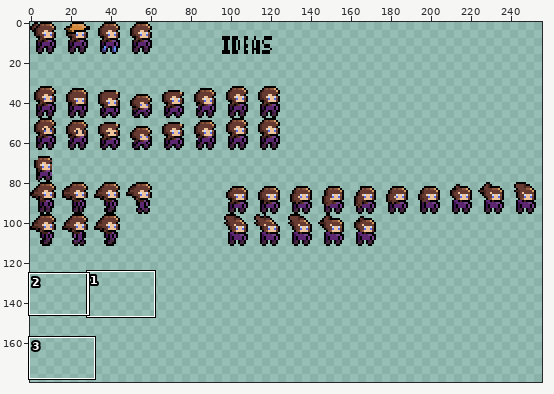
File history of a pixel-art file, Sprites/Character Sprites/MainCharacter.ase. Above: a wide view before the commit, with the close-up outlined.
Close-up. Before the edit:
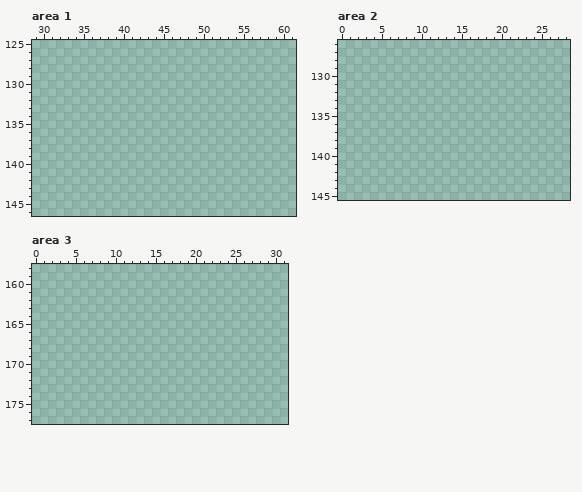
256x256 pixels, 1 frame. Shown: area 1: x 29..61, y 125..146; area 2: x 0..28, y 126..145; area 3: x 0..31, y 158..177. The wide view leaves out empty margins. The commit also changed other parts of the picture, which this record leaves out.
Once edited:
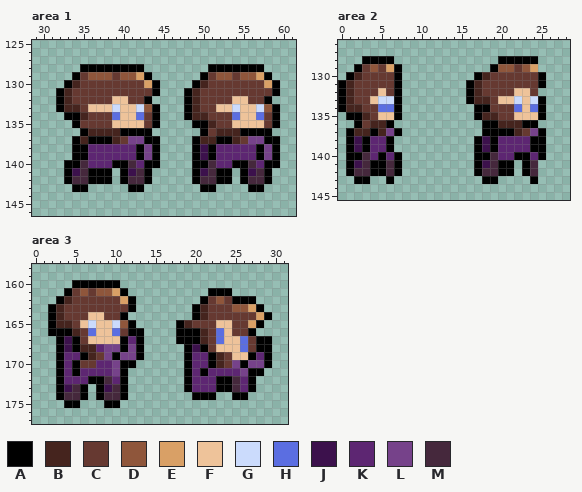
Palette (. is transparent): A #000000  B #45241e  C #663931  D #8f563b  E #d9a066  F #eec39a  G #cbdbfc  H #5b6ee1  J #3c114c  K #5d2672  L #76428a  M #45283c
Changes in this commit:
--- area 1
@@ x 29..61 @@
 127 .................................
-128 .................................
-129 .................................
-130 .................................
-131 .................................
-132 .................................
-133 .................................
-134 .................................
-135 .................................
-136 .................................
-137 .................................
-138 .................................
-139 .................................
-140 .................................
-141 .................................
-142 .................................
-143 .................................
+128 ......AAAAAAAA........AAAAAAA....
+129 .....ACDDDCDDEA......ACDDCDDEA...
+130 ....ABCCCCCCCCEA....ABCCCCCCCEA..
+131 ...ABCCCCCCCCCCA...ABCCCCCCCCCA..
+132 ...ABCCCCCFFCCA....ABCCCCFFCCA...
+133 ...ABBCFFFGFFGDA...ABCCFFGFFGDA..
+134 ....AABCCCHFFHCA...ABBCCCHFFHCA..
+135 .....ACCCCFFFFCA....AABCCFFFFCA..
+136 ......ABBBBAAAA......ACBBBAAAA...
+137 .....ABAAABCLLAA....ABBAABCLLAA..
+138 .....AAKKKKKKALA....AJAKKKKKALA..
+139 .....AAKKKKKKALA....AJAKKKKKALA..
+140 ....AAMKKKAAMKAA....AAMKKAAMKAA..
+141 ....AJMAAA.AJMA.....AJMAA.AJMA...
+142 ....AMMAAA.AMMA.....AMMAA.AMMA...
+143 .....AA.....AA.......AA....AA....
 144 .................................
--- area 2
@@ x 0..28 @@
 127 .............................
-128 .............................
-129 .............................
-130 .............................
-131 .............................
-132 .............................
-133 .............................
-134 .............................
-135 .............................
-136 .............................
-137 .............................
-138 .............................
-139 .............................
-140 .............................
-141 .............................
-142 .............................
-143 .............................
+128 ...AAAA.............AAAAA....
+129 ..ACDCEA...........ADDCDE....
+130 .ABCCCCA.........ABCCCCCCA...
+131 ABCCCCCA........ABCCCCCCCA...
+132 ABCCCFCA........ABCCCCFFC....
+133 ABCCFGGA........ABBCFFGFGA...
+134 ABBCCHHA.........AACCCHFHA...
+135 .AABCFFA.........ABBCCFFFA...
+136 ..ACBBA...........AABBBAA....
+137 .ABBABLA..........AAAABCLA...
+138 .AJAKKA..........AJAKKKKAA...
+139 .AJAKKA..........AJAKKKKAA...
+140 .AAMKAKA.........AAMKKAAKA...
+141 .AJMAAMA.........AJMAA.AM....
+142 .AMMAAMA.........AMMAA.AM....
+143 ..AA..A...........AA....A....
 144 .............................
--- area 3
@@ x 0..31 @@
 159 ................................
-160 ................................
-161 ................................
-162 ................................
-163 ................................
-164 ................................
-165 ................................
-166 ................................
-167 ................................
-168 ................................
-169 ................................
-170 ................................
-171 ................................
-172 ................................
-173 ................................
-174 ................................
-175 ................................
+160 .....AAAAAA.....................
+161 ....ACDCDDEA..........AAA.......
+162 ...ABCCCCCCEA........ACDCAAA....
+163 ..ABCCCCCCCCA.......ABCCCDDEA...
+164 ..ABCCCFFCCA........ABCCCCCCEA..
+165 ..ABBCFGFFGDA.....ABCCCFFCCEA...
+166 ..AAABCHFFHCAA....AAABCHFCCA....
+167 ...AJACFFFFAKA....AAABCHFFHCAA..
+168 ...AJABBKLLALA.....AJACFFFHCAA..
+169 ...AKKABCLALLA.....AKKABCFFAKA..
+170 ...AKACCKKLAA......AKKABCLALLA..
+171 ...AKAKKKKLA.......AKAKKKKLAA...
+172 ...AKKKAAMKA.......AKKKAAMKA....
+173 ...AJMA.AJMA.......AKKKAAMKA....
+174 ...AMMA.AMMA........AAA..AA.....
+175 ....AA...AA.....................
 176 ................................
Boxes around the changes in both close-ups, in picture pixels (x1, y1, x2, y2):
added: (56, 64, 280, 192)
added: (338, 56, 402, 184)
added: (466, 56, 546, 184)
added: (48, 280, 144, 408)
added: (176, 288, 272, 400)
